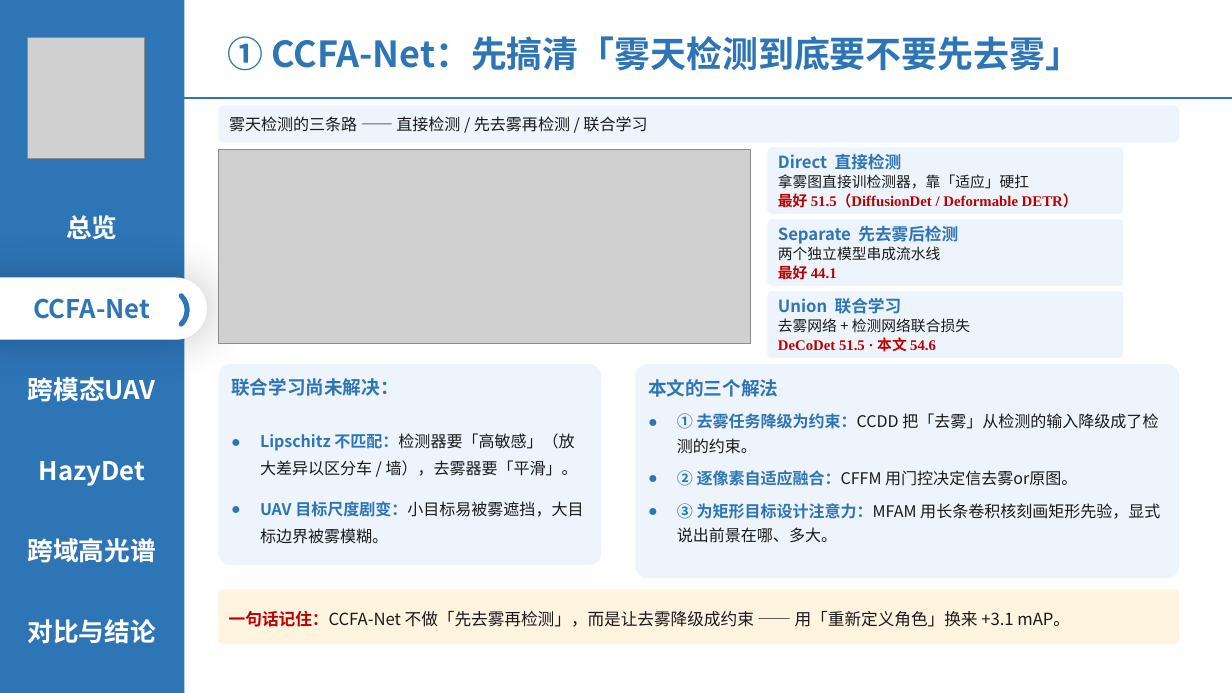
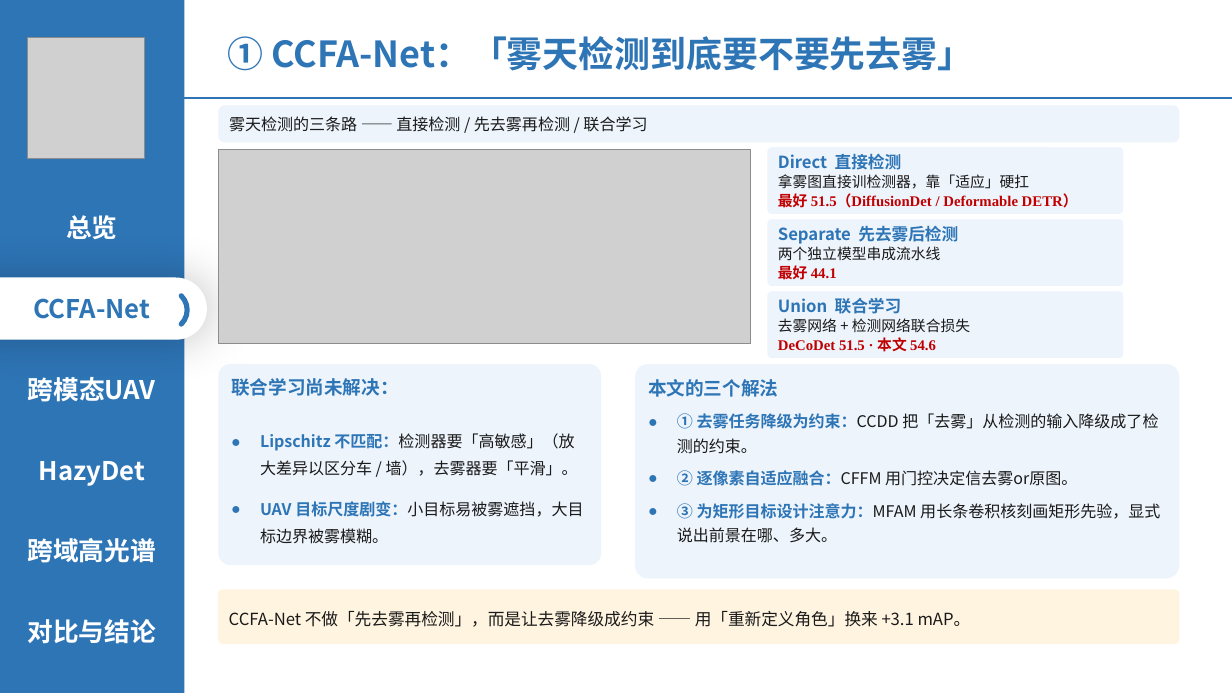
Before and after one commit to 139876/paper-notes, a slide deck: slide 5 of 论文精读/3-HazyDet精读/附件/四篇论文-组会汇报.pptx. Drawn at 1232x693 pixels with LibreOffice and Linux fonts; fonts in the diff are those of the drawing; grey boxes stand for pictures. Boxes give left, top, right and bottom in pixels: in the first picture for what was removed or moved away, otherwise in the second. Text is boxed around its words. In the diff, an @@ line names an element or a change of style, - is before the commit and + after.

```diff
--- a/论文精读/3-HazyDet精读/附件/四篇论文-组会汇报.pptx
+++ b/论文精读/3-HazyDet精读/附件/四篇论文-组会汇报.pptx
@@ text at [227,36,973,71]: text changed @@
-① CCFA-Net：先搞清「雾天检测到底要不要先去雾」
+① CCFA-Net：「雾天检测到底要不要先去雾」
@@ text in rounded rectangle at [229,611,971,627]: text changed @@
-一句话记住：CCFA-Net 不做「先去雾再检测」，而是让去雾降级成约束 —— 用「重新定义角色」换来 +3.1 mAP。
+CCFA-Net 不做「先去雾再检测」，而是让去雾降级成约束 —— 用「重新定义角色」换来 +3.1 mAP。
```
Also in this commit, not shown: 9 other slides changed, 1 slide added, 2 slides removed.
